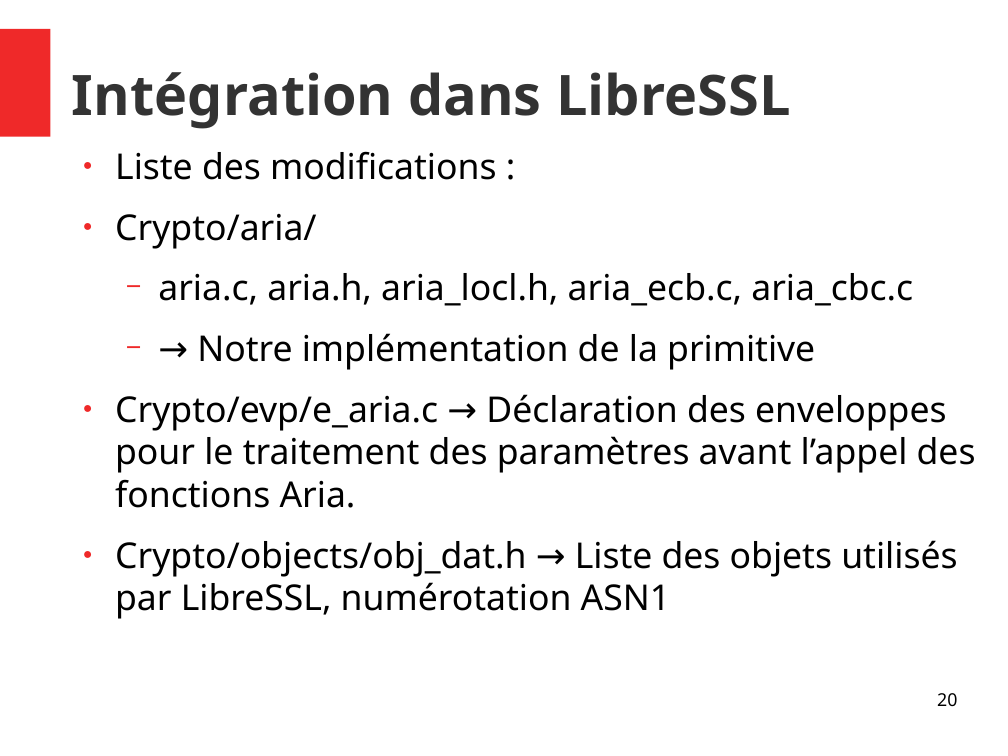
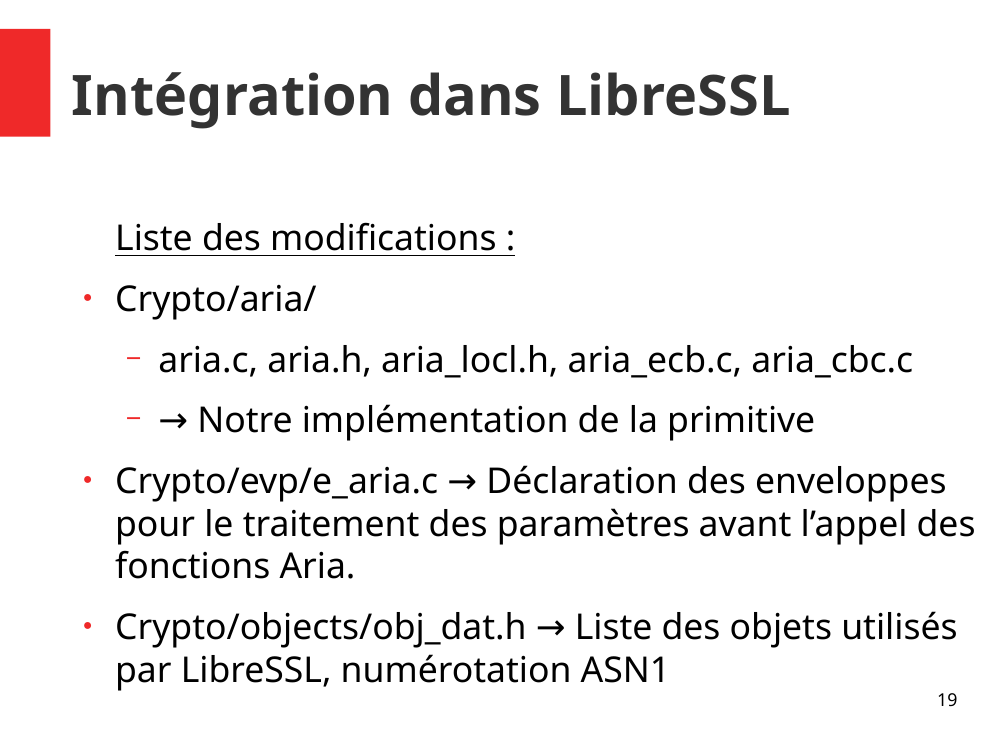
Before and after one commit to Allard-Chris/Aria, a slide deck: slide 19 of docs/[M2CSI]_ICP_Aria_Allard_Aulagnier.odp (slide 20 before the commit). Drawn at 1008x756 pixels with LibreOffice and Linux fonts; fonts in the diff are those of the drawing. Boxes give left, top, right and bottom in pixels: in the first picture for what was removed or moved away, otherwise in the second. Text is boxed around its words. In the diff, an @@ line names an element or a change of style, - is before the commit and + after.

Commit message:
Update aria attack slides

```diff
--- a/docs/[M2CSI]_ICP_Aria_Allard_Aulagnier.odp
+++ b/docs/[M2CSI]_ICP_Aria_Allard_Aulagnier.odp
@@ text "Liste des modifications :": place and size @@
-text "Liste des modifications :" at (115,151,976,619)
+text "Liste des modifications :" at (115,222,976,691)
@@ text at (115,222,496,256): underline on in "Liste des modifications :"; bullet ● to none @@
@@ page number at (937,693,957,707): text changed @@
-20
+19
```
Also in this commit, not shown: 3 other slides changed, 1 slide removed, 1 other file.
